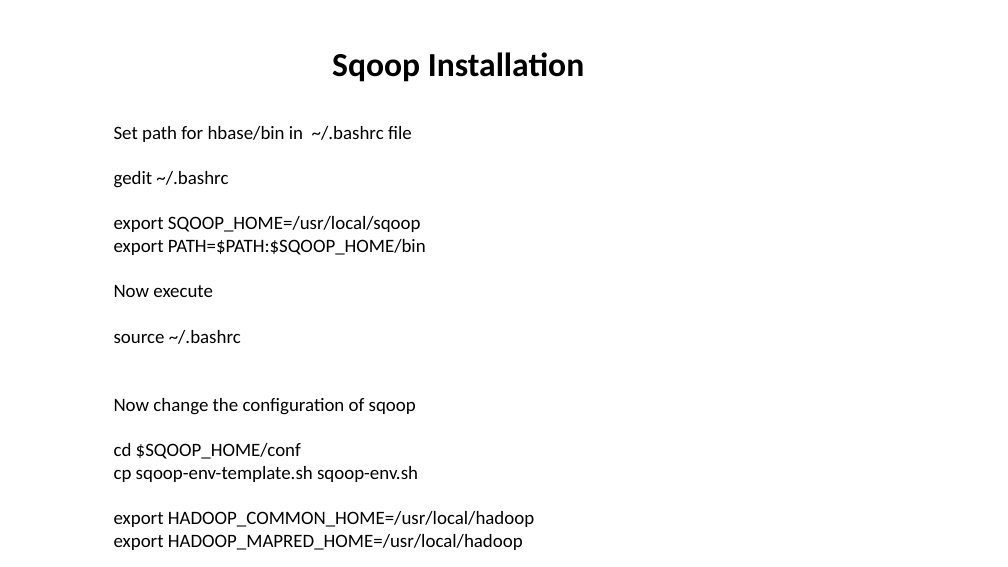
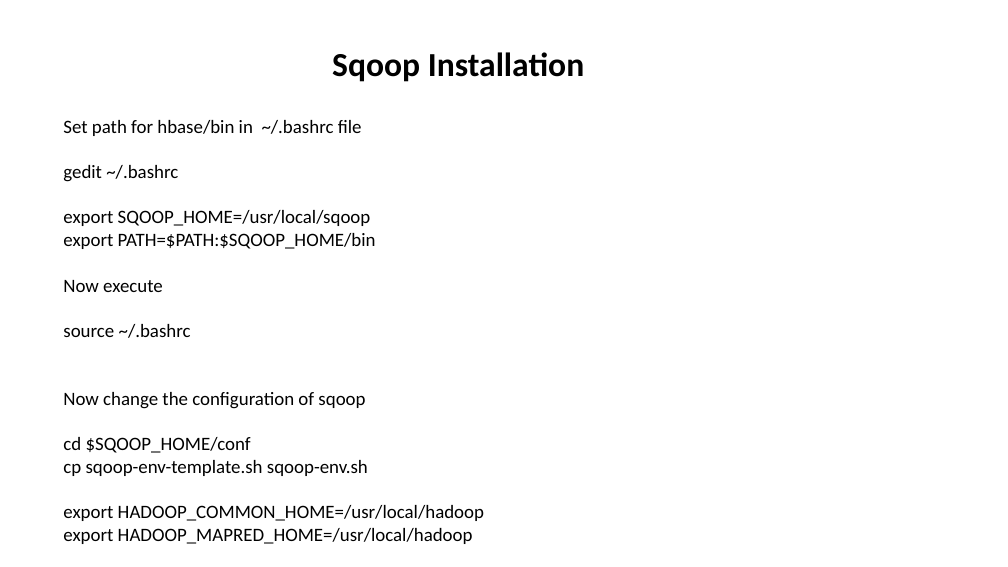
Before and after one commit to aashmishra/Bigdata_ppt, a slide deck: slide 7 of sqoop.pptx. Drawn at 1008x567 pixels with LibreOffice and Linux fonts; fonts in the diff are those of the drawing. Boxes give left, top, right and bottom in pixels: in the first picture for what was removed or moved away, otherwise in the second. Text is boxed around its words. In the diff, an @@ line names an element or a change of style, - is before the commit and + after.

```diff
--- a/sqoop.pptx
+++ b/sqoop.pptx
@@ text "Set path for hbase/bin in ...": place and size @@
-text "Set path for hbase/bin in ..." at (114, 126, 534, 550)
+text "Set path for hbase/bin in ..." at (63, 120, 484, 544)
```
Also in this commit, not shown: 6 other slides changed.
